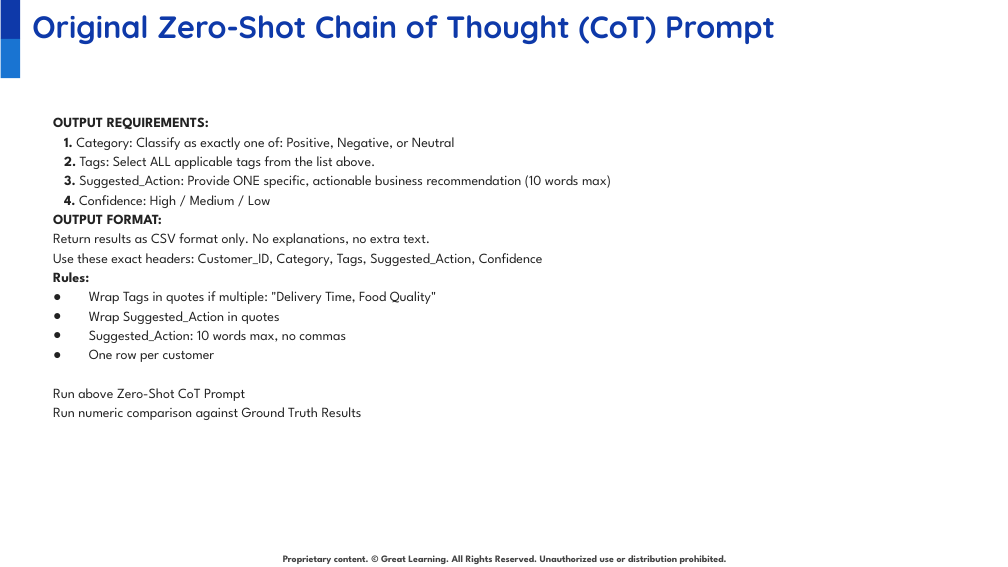
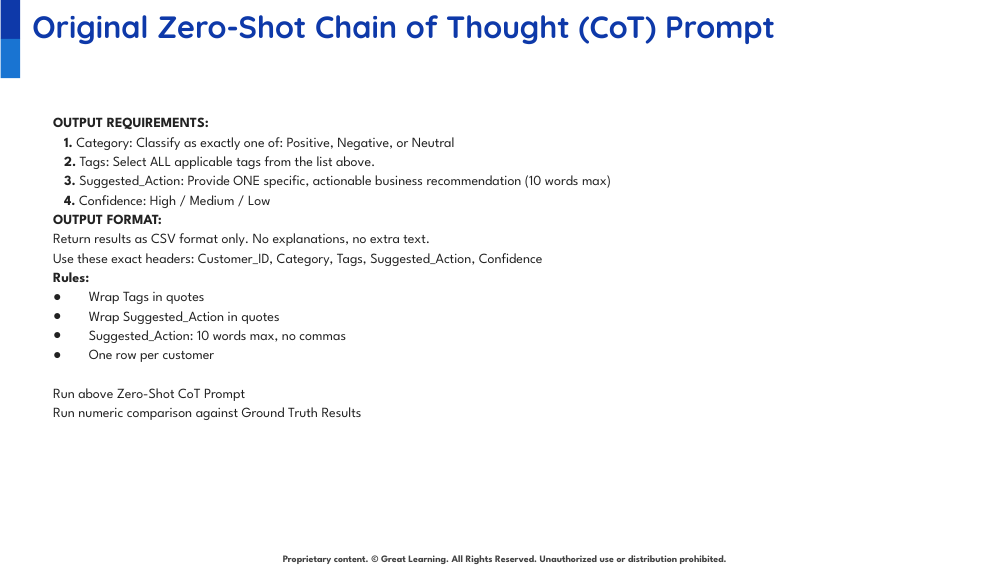
Before and after one commit to juanbucz/GreatLearning-TermProjects, a slide deck: slide 42 of GenAI-Powered Food Delivery Sentiment Analysis/Project Presentation - Business Applications of GenAI - John Buczkowski.pptx. Drawn at 1008x567 pixels with LibreOffice and Linux fonts; fonts in the diff are those of the drawing; background and template pictures are left out. Boxes give left, top, right and bottom in pixels: in the first picture for what was removed or moved away, otherwise in the second. Text is boxed around its words. In the diff, an @@ line names an element or a change of style, - is before the commit and + after.

Commit message:
GenAI - Food Delivery Sentiment Analysis - Zero-Shot and Few Shot Chain of Thought models

```diff
--- a/GenAI-Powered Food Delivery Sentiment Analysis/Project Presentation - Business Applications of GenAI - John Buczkowski.pptx
+++ b/GenAI-Powered Food Delivery Sentiment Analysis/Project Presentation - Business Applications of GenAI - John Buczkowski.pptx
@@ text at (89,291,204,304): text changed @@
-● Wrap Tags in quotes if multiple: "Delivery Time, Food Quality"
+● Wrap Tags in quotes
```
Also in this commit, not shown: 5 other slides changed, 13 slides added, 4 other files.
